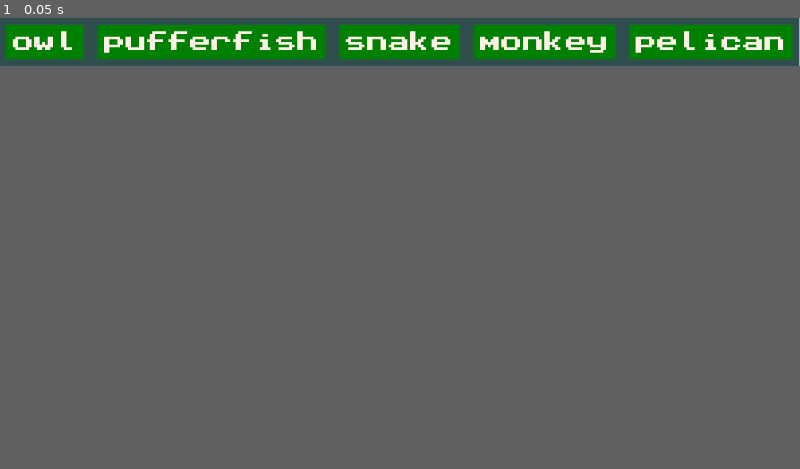
Above: before the commit, frame 1.
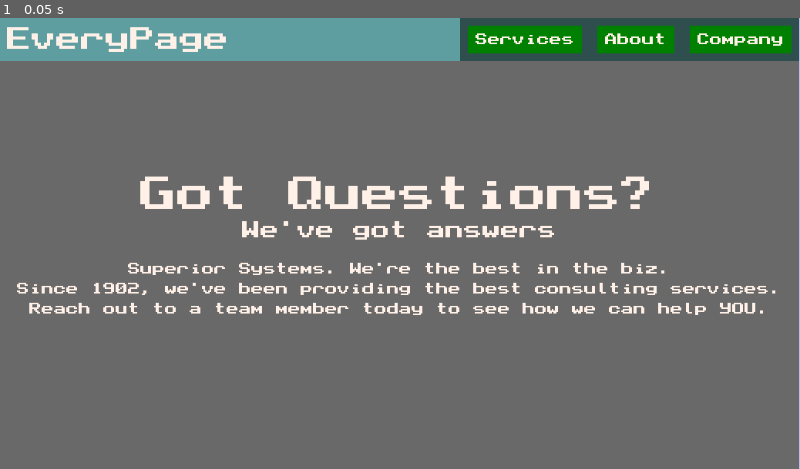
Above: after the commit, the same moment.

Repository: pilsef/drawing-nl
Game: Godot game, scene res://Root.tscn
Same seed, same stepped clock (60 frames per second), same inputs: the game is played once before the commit and once after it.
Inputs:
- Up to frame 1 (0.05 s): no input
In our replay, the window is 800x48 before the commit and 800x451 after it. These sizes can differ from the game's own. Grey fills any space a smaller window leaves; there, only what the larger window draws over its background counts as a difference.

The runs differ from the first frame. In frame 1, 13% of the frame differs, in the area x 0-100%, y 0-100%.

Commit message:
add convenience functions

Diff:
--- a/fn/FnGu.gd
+++ b/fn/FnGu.gd
@@ -4,30 +4,73 @@
 
 func exec():
 
-	var rq_nested = nested([
-			scaled(4),
+	#return rq_nested.exec()
+
+	var rq_draw_links = chained_text(
+		[
+			"Services", "About", "Company"
+		],
+		nested([
+			scaled(2),
 			padded_a(10),
 			backgrounded(Color.WEB_GREEN),
 			padded_a(10),
 			backgrounded(Color.DARK_SLATE_GRAY)
-		]
+		]),
+		Vector2.RIGHT
 	)
 
-	#return rq_nested.exec()
+	var rq_draw_title = nested(
+		[
+			scaled(4),
+			padded_h(10, 300)
+		],
+		from_textd("EveryPage")
+	)
 
-	return chained(
+	var rq_header = backgrounded(Color.CADET_BLUE,
+		chained_rq(
+			[
+				rq_draw_links,
+				rq_draw_title
+			],
+			Vector2.LEFT
+		)
+	)
+
+	var rq_blurb = chained_text(
 		[
-			#load("res://tex/pufferfish.png"),
-			#load("res://tex/snake.png"),
-			#load("res://tex/monkey.png"),
-			#load("res://tex/owl.png"),
-			#load("res://tex/pelican.png"),
-			"owl", "pufferfish", "snake", "monkey", "pelican"
+			"Superior Systems. We're the best in the biz.",
+			"Since 1902, we've been providing the best consulting services.",
+			"Reach out to a team member today to see how we can help YOU."
 		],
-		FnGuFromTextd,
-		rq_nested,
-		Vector2.RIGHT
-	).exec()
+		nested([
+			scaled(2),
+			padded_v(10, 0)
+		]),
+		Vector2.DOWN
+	)
+
+	var rq_page = chained_rq(
+		[
+			scaled(6, from_textd("Got Questions?")),
+			from_space_v(10),
+			scaled(3, from_textd("We've got answers")),
+			from_space_v(20),
+			rq_blurb
+		],
+		Vector2.DOWN
+	)
+
+	return backgrounded(Color.DIM_GRAY, chained_rq(
+		[
+			rq_header,
+			from_space_v(150),
+			rq_page,
+			from_space_v(200)
+		],
+		Vector2.DOWN
+	)).exec()
 
 # top to bottom
 static func nested(arr_rq_hierarchy:Array[Fn], rq_gu:Fn = null):
@@ -36,8 +79,17 @@
 	rq_nested.rq_gu = rq_gu
 	return rq_nested
 
+static func chained_rq(arr_rq_gu:Array, dir = Vector2.RIGHT):
+	return chained(arr_rq_gu, FnGuFromRq, FnGuFromRq.new(), dir)
+
+static func chained_tex(arr_rq_tex:Array, rq_nested_template:Fn, dir = Vector2.RIGHT):
+	return chained(arr_rq_tex, FnGuFromTex, rq_nested_template, dir)
+
+static func chained_text(arr_rq_text:Array, rq_nested_template:Fn, dir = Vector2.RIGHT):
+	return chained(arr_rq_text, FnGuFromTextd, rq_nested_template, dir)
+
 static func chained(
-	arr_baselem:Array, class_baselem, rq_nested_template:Fn, dir = Vector2(0,1)
+	arr_baselem:Array, class_baselem, rq_nested_template:Fn, dir = Vector2.RIGHT
 ) -> Fn:
 	var rq_chain = FnGuChainNested.new()
 	rq_chain.arr_baselem = arr_baselem
@@ -46,6 +98,28 @@
 	rq_chain.dir = dir
 
 	return rq_chain
+
+static func chained_rq_2d(
+	arr_rq_gu:Array, breadth_1d = 3,dir_1d = Vector2.RIGHT, dir_2d = Vector2.DOWN
+):
+	return chained_2d(
+		arr_rq_gu, FnGuFromRq, FnGuFromRq.new(), breadth_1d, dir_1d, dir_2d
+	)
+
+static func chained_tex_2d(
+	arr_rq_tex:Array, rq_nested_template:Fn, breadth_1d = 3,
+	dir_1d = Vector2.RIGHT, dir_2d = Vector2.DOWN
+):
+	return chained_2d(
+		arr_rq_tex, FnGuFromTex, rq_nested_template, breadth_1d, dir_1d, dir_2d
+	)
+
+static func chained_text_2d(arr_rq_text:Array, rq_nested_template:Fn, breadth_1d = 3,
+	dir_1d = Vector2.RIGHT, dir_2d = Vector2.DOWN
+):
+	return chained_2d(
+		arr_rq_text, FnGuFromTextd, rq_nested_template, breadth_1d, dir_1d, dir_2d
+	)
 
 static func chained_2d(
 	arr_baselem:Array, class_baselem, rq_nested_template:Fn,
@@ -60,6 +134,18 @@
 	rq_chain_2d.dir_2d = dir_2d
 
 	return rq_chain_2d
+
+static func from_space_h(space) -> Fn:
+	return from_color(Color(0,0,0,0), Vector2(space, 1))
+
+static func from_space_v(space) -> Fn:
+	return from_color(Color(0,0,0,0), Vector2(1, space))
+
+static func from_color(color:Color, size:Vector2) -> Fn:
+	var rq_gu = FnGuFromColor.new()
+	rq_gu.color = color
+	rq_gu.size = size
+	return rq_gu
 
 static func from_tex(tex:Texture) -> Fn:
 	var rq_gu = FnGuFromTex.new()
--- a/fn/FnGuFromRq.gd
+++ b/fn/FnGuFromRq.gd
@@ -2,57 +2,7 @@
 
 class_name FnGuFromRq
 
-@export var rq: Fn
+@export var rq_gu = null
 
 func exec():
-
-	var rq_col_keys = create_rq_chain(Vector2(0,1))
-	var rq_col_vals = create_rq_chain(Vector2(0,1))
-
-	for prop in rq.get_property_list():
-		if prop.usage == 8199:
-			rq_col_keys.arr_rq_gu.append(create_rq_str(prop["name"]))
-			rq_col_vals.arr_rq_gu.append(create_rq_str(rq.get(prop["name"])))
-
-	var rq_row_kv = FnGuChain.new()
-	rq_row_kv.arr_rq_gu.append(rq_col_keys)
-	rq_row_kv.arr_rq_gu.append(rq_col_vals)
-
-	var rq_col = create_rq_chain(Vector2(0.5,1), Vector2(0,1))
-	rq_col.arr_rq_gu.append(create_rq_str(rq.resource_path.get_file().get_basename()))
-	rq_col.arr_rq_gu.append(rq_row_kv)
-
-	return rq_col.exec()
-
-#func exec_v1():
-#	var rq_col = FnGuChain.new()
-#	rq_col.pos_next_rel = Vector2(0,1)
-#
-#	for prop in rq.get_property_list():
-#		if prop.usage == 8199:
-#			var rq_row = create_rq_row([prop["name"], rq.get(prop["name"])])
-#			rq_col.arr_rq_gu.append(rq_row)
-#
-#	return rq_col.exec()
-
-#export var pos_next_rel = Vector2(1,0)
-#export var dir_next = Vector2(1,1)
-
-func create_rq_chain(pos_next_rel = Vector2(1,0), dir_next = Vector2(1,1)):
-	var rq_col = FnGuChain.new()
-	rq_col.pos_next_rel = pos_next_rel
-	rq_col.dir_next = dir_next
-	return rq_col
-
-func create_rq_row(arr_str):
-	var rq_row = FnGuChain.new()
-
-	for string in arr_str:
-		rq_row.arr_rq_gu.append(create_rq_str(string))
-
-	return rq_row
-
-func create_rq_str(string):
-	var rq_str = FnGuFromAtlas.new()
-	rq_str.iterable_wrapper = [str(string)]
-	return rq_str
+	return rq_gu.exec()
--- /dev/null
+++ b/fn/FnGuVisFromRq.gd
@@ -0,0 +1,58 @@
+extends Fn
+
+class_name FnGuVisFromRq
+
+@export var rq: Fn
+
+func exec():
+
+	var rq_col_keys = create_rq_chain(Vector2(0,1))
+	var rq_col_vals = create_rq_chain(Vector2(0,1))
+
+	for prop in rq.get_property_list():
+		if prop.usage == 8199:
+			rq_col_keys.arr_rq_gu.append(create_rq_str(prop["name"]))
+			rq_col_vals.arr_rq_gu.append(create_rq_str(rq.get(prop["name"])))
+
+	var rq_row_kv = FnGuChain.new()
+	rq_row_kv.arr_rq_gu.append(rq_col_keys)
+	rq_row_kv.arr_rq_gu.append(rq_col_vals)
+
+	var rq_col = create_rq_chain(Vector2(0.5,1), Vector2(0,1))
+	rq_col.arr_rq_gu.append(create_rq_str(rq.resource_path.get_file().get_basename()))
+	rq_col.arr_rq_gu.append(rq_row_kv)
+
+	return rq_col.exec()
+
+#func exec_v1():
+#	var rq_col = FnGuChain.new()
+#	rq_col.pos_next_rel = Vector2(0,1)
+#
+#	for prop in rq.get_property_list():
+#		if prop.usage == 8199:
+#			var rq_row = create_rq_row([prop["name"], rq.get(prop["name"])])
+#			rq_col.arr_rq_gu.append(rq_row)
+#
+#	return rq_col.exec()
+
+#export var pos_next_rel = Vector2(1,0)
+#export var dir_next = Vector2(1,1)
+
+func create_rq_chain(pos_next_rel = Vector2(1,0), dir_next = Vector2(1,1)):
+	var rq_col = FnGuChain.new()
+	rq_col.pos_next_rel = pos_next_rel
+	rq_col.dir_next = dir_next
+	return rq_col
+
+func create_rq_row(arr_str):
+	var rq_row = FnGuChain.new()
+
+	for string in arr_str:
+		rq_row.arr_rq_gu.append(create_rq_str(string))
+
+	return rq_row
+
+func create_rq_str(string):
+	var rq_str = FnGuFromAtlas.new()
+	rq_str.iterable_wrapper = [str(string)]
+	return rq_str
